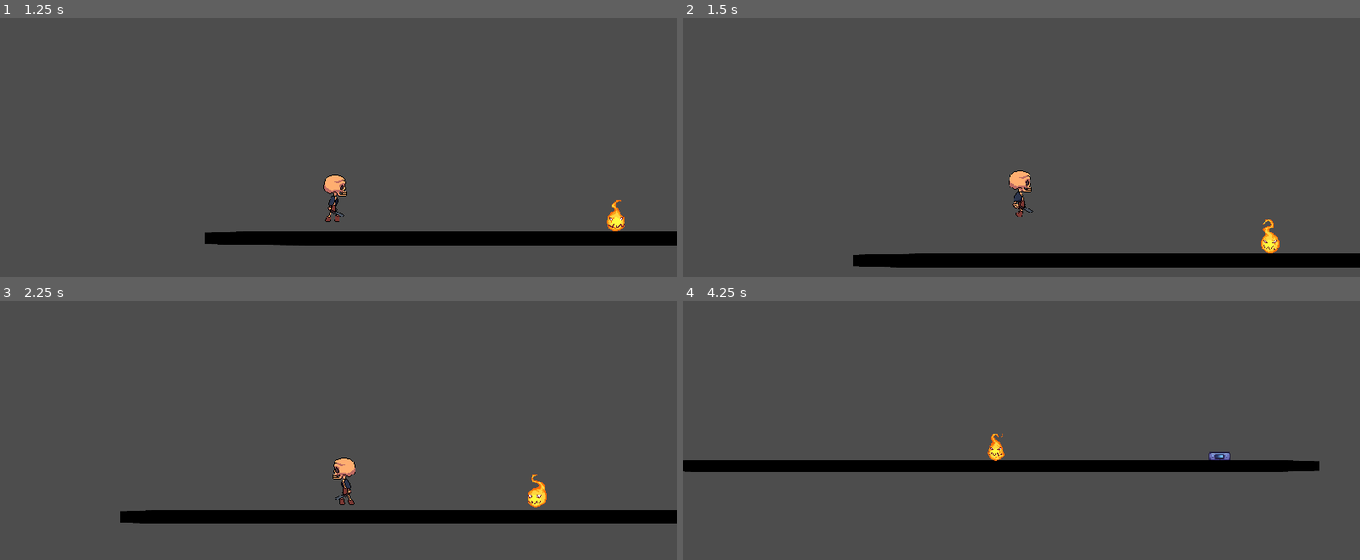
Above: before the commit, frames 1-4 (two rows, left to right).
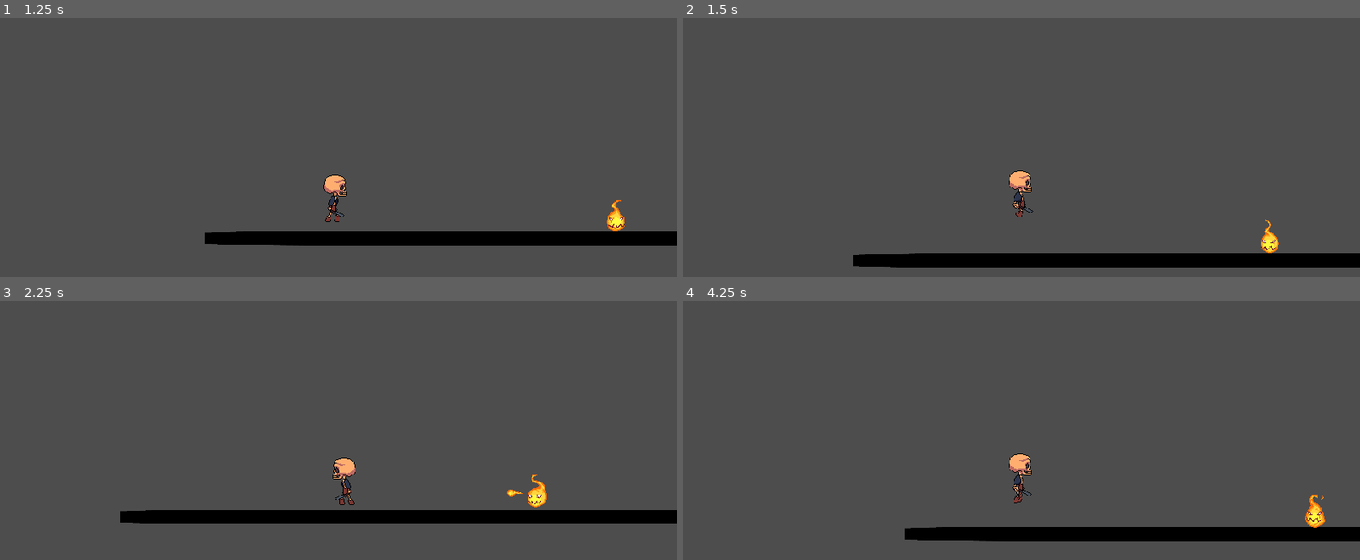
Above: after the commit, the same moments.

Repository: joerge03/godotgame
Game: Godot game, scene res://scenes/game.tscn
Same seed, same stepped clock (60 frames per second), same inputs: the game is played once before the commit and once after it. The engine's default icon, where the game draws it, is replaced by a stand-in: a white triangle on a blue panel in a dark square.
Inputs:
- Up to frame 1 (1.25 s): hold D (right) from 0.53 s (still down); hold W (up) from 0.53 s (still down); tap Space (attack) at 0.6 s
- Up to frame 2 (1.5 s): keep holding D (right); release W (up) at 1.28 s; tap W (up) at 1.35 s
- Up to frame 3 (2.25 s): tap W (up) at 1.52, 1.82 s; tap Space (attack) at 1.55, 2.1 s; release D (right) at 2.03 s; hold A (left) from 2.03 s (still down); hold W (up) from 2.03 s (still down)
- Up to frame 4 (4.25 s): release A (left) at 2.78 s; release W (up) at 2.78 s; hold D (right) from 2.78 s (still down); tap Shift (run) at 2.85 s; tap W (up) at 3.02, 3.32 s; tap Space (attack) at 3.05, 3.6 s; hold W (up) from 3.53 s (still down)

Frame 1 is identical in both runs. In frame 2, 0.1% of the frame differs, in the area x 85-89%, y 77-91%; in frame 3, less than 0.1%; in frame 4, 8.6%, in the area x 0-100%, y 51-93%.

Commit message:
fix bug where player can stand in enemy

Diff:
--- a/scenes/enemy.tscn
+++ b/scenes/enemy.tscn
@@ -207,7 +207,7 @@
 "times": PackedFloat32Array(0),
 "transitions": PackedFloat32Array(1),
 "update": 0,
-"values": [Vector2(1.06404, 1.118)]
+"values": [Vector2(1, 1)]
 }
 tracks/1/type = "value"
 tracks/1/imported = false
@@ -279,7 +279,7 @@
 "times": PackedFloat32Array(0),
 "transitions": PackedFloat32Array(1),
 "update": 0,
-"values": [Vector2(4, 15)]
+"values": [Vector2(3, 15)]
 }
 tracks/7/type = "value"
 tracks/7/imported = false
@@ -355,7 +355,7 @@
 "times": PackedFloat32Array(0),
 "transitions": PackedFloat32Array(1),
 "update": 0,
-"values": [Vector2(1.06404, 1.118)]
+"values": [Vector2(1, 1)]
 }
 tracks/1/type = "value"
 tracks/1/imported = false
@@ -534,7 +534,8 @@
 [node name="attackPoint" type="Node" parent="."]
 
 [node name="lineOfSight" type="ShapeCast2D" parent="."]
-position = Vector2(-267, -9)
+visible = false
+position = Vector2(-274, -15)
 scale = Vector2(6.6, 2.18)
 shape = SubResource("RectangleShape2D_ecc7c")
 target_position = Vector2(80.9091, 0)
--- a/scripts/enemy.gd
+++ b/scripts/enemy.gd
@@ -17,6 +17,7 @@
 
 func bodyEnteredHandler(body):
 	if body is Player:
+		print("sdfasdfasdf")
 		emit_signal("triggerTrap", body)
 
 func idle():
@@ -25,10 +26,12 @@
 func attack():
 	var lineOfSiteValue: Player
 	var isPlayerLeft
-	var trapAttackInstance = trapAttackScene.instantiate()
+	var trapAttackInstance: TrapAttack = trapAttackScene.instantiate()
 	if lineOfSightRef.is_colliding() && lineOfSightRef.get_collider(0) is Player:
 		lineOfSiteValue = lineOfSightRef.get_collider(0)
 		isPlayerLeft =  global_position.x > lineOfSiteValue.global_position.x
+
+		trapAttackInstance.enemyHitPlayer.connect(bodyEnteredHandler)
 		attackPointRef.add_child(trapAttackInstance)
 	else:
 		attackCooldown.stop()
--- a/scripts/player.gd
+++ b/scripts/player.gd
@@ -1,5 +1,6 @@
 extends CharacterBody2D
 class_name Player
+
 
 @onready var jump_timer = $Jump_timer
 @onready var animated_sprite = $AnimatedSprite2D
@@ -40,7 +41,7 @@
 
 	if Input.is_action_pressed("up") && is_on_floor():
 		# Check if there is stamina to jump
-		if stamina <= 0 && !jump_timer.time_left:
+		if stamina <= 0 && jump_timer.time_left == 0:
 			jump_timer.connect("timeout", staminaReset)
 			jump_timer.start()
 		elif stamina >=100:
--- a/scripts/trap_attack.gd
+++ b/scripts/trap_attack.gd
@@ -1,5 +1,8 @@
 extends Area2D
+class_name TrapAttack
 
+
+signal enemyHitPlayer
 
 @onready var animation = $AnimatedSprite2D
 
@@ -7,7 +10,7 @@
 
 func playerHit(body):
 	if body as Player:
-		body.queue_free()
+		emit_signal("enemyHitPlayer", body)
 		queue_free()
 	elif body:
 		queue_free()
